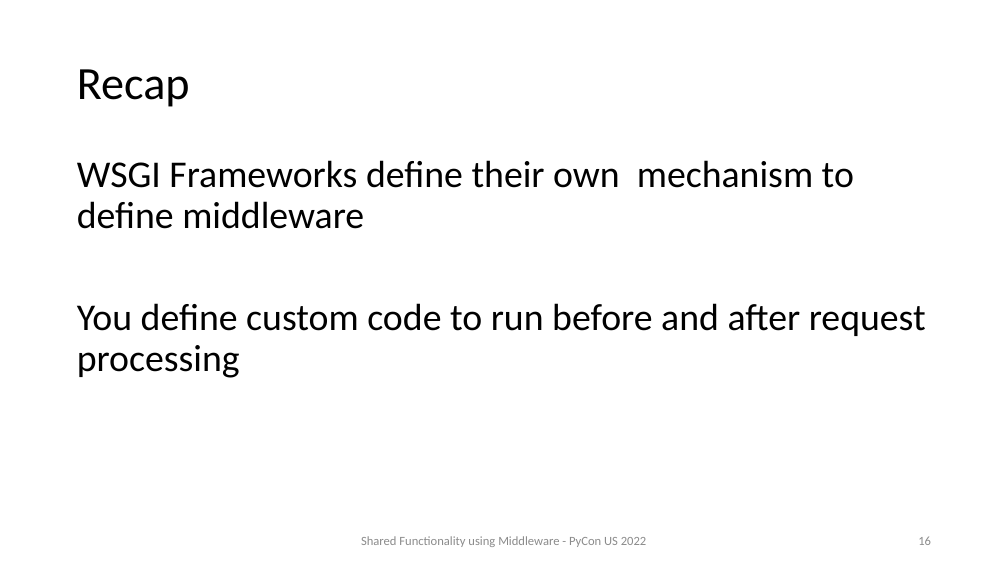
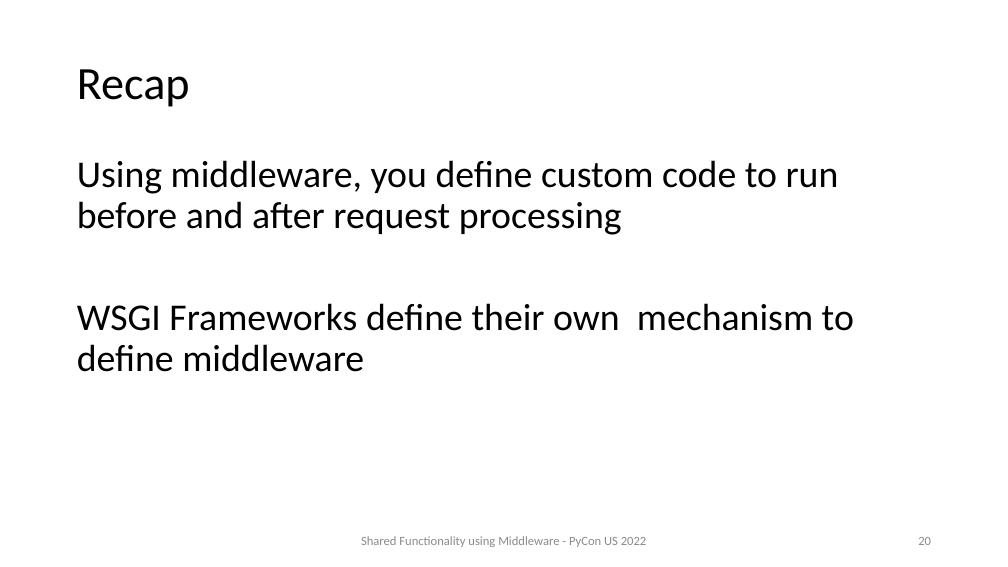
Before and after one commit to prod-python/pycon-us-2022, a slide deck: slide 20 of slides.pptx (slide 16 before the commit). Drawn at 1008x567 pixels with LibreOffice and Linux fonts; fonts in the diff are those of the drawing. Boxes give left, top, right and bottom in pixels: in the first picture for what was removed or moved away, otherwise in the second. Text is boxed around its words. In the diff, an @@ line names an element or a change of style, - is before the commit and + after.

```diff
--- a/slides.pptx
+++ b/slides.pptx
@@ text at bbox=[77, 160, 839, 235]: paragraph added @@
+Using middleware, you define custom code to run before and after request processing
@@ text at bbox=[77, 303, 926, 378]: paragraph removed @@
-You define custom code to run before and after request processing
@@ page number at bbox=[918, 537, 931, 545]: text changed @@
-16
+20
```
Also in this commit, not shown: 3 other slides changed, 4 slides added, 1 other file.
